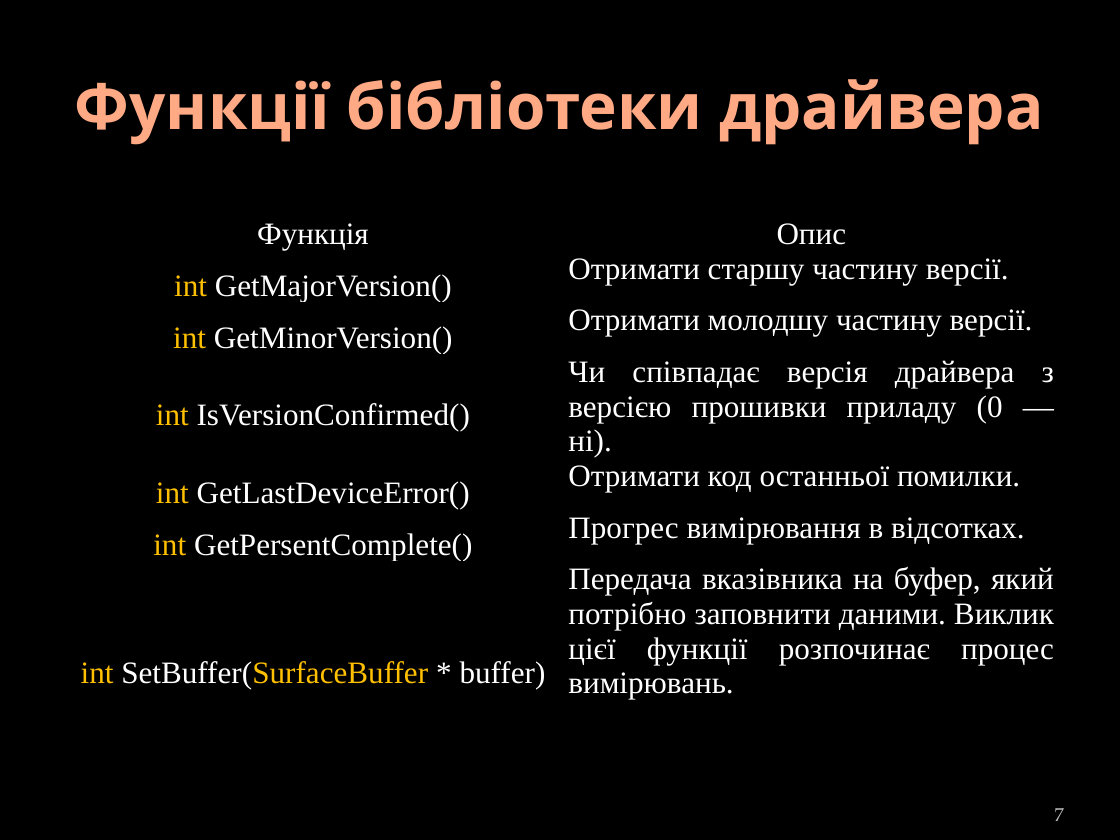
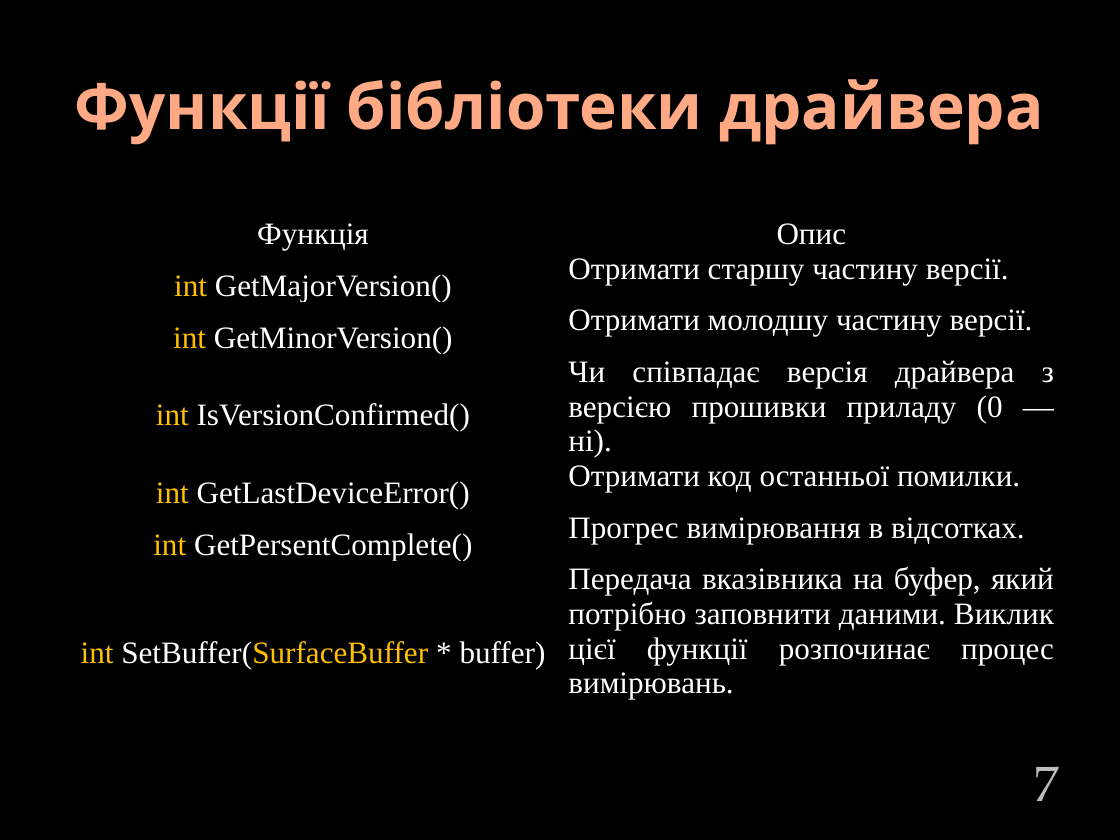
Before and after one commit to DoctorScrept/Temp, a slide deck: slide 7 of Report/DiplomReport.pptx. Drawn at 1120x840 pixels with LibreOffice and Linux fonts; fonts in the diff are those of the drawing; background and template pictures are left out. Boxes give left, top, right and bottom in pixels: in the first picture for what was removed or moved away, otherwise in the second. Text is boxed around its words. In the diff, an @@ line names an element or a change of style, - is before the commit and + after.

```diff
--- a/Report/DiplomReport.pptx
+++ b/Report/DiplomReport.pptx
@@ table: place and size @@
-table at [66, 199, 1063, 796]
+table at [66, 199, 1063, 755]
@@ page number: place and size @@
-page number at [1055, 808, 1064, 821]
+page number at [1034, 766, 1059, 801]
@@ page number at [1034, 766, 1059, 801]: size 12 to 32 pt @@
```
Also in this commit, not shown: 2 other slides changed, 1 other file.
